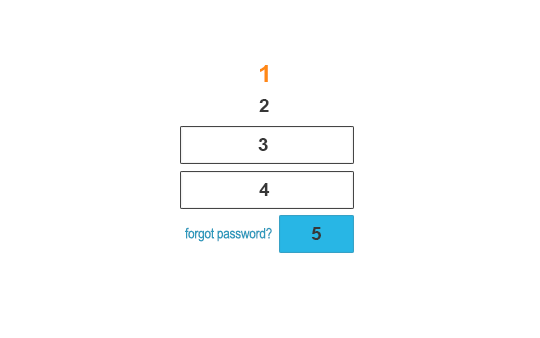
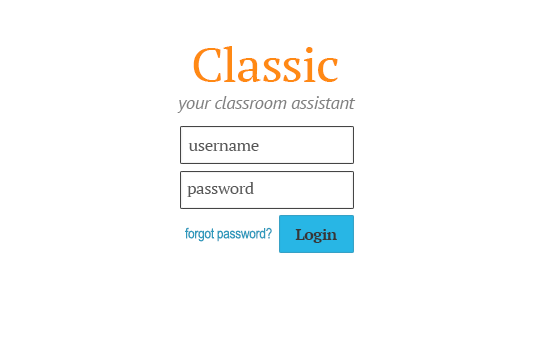
Revision of a layered 540x338 image; what changed, layer by layer:
renamed "5" to "bt_login", painted on it over [295,227,337,243]
painted on "4" (2nd of 4, in "Memo") over [187,182,270,197]
painted on "3" (2nd of 4, in "Memo") over [188,138,268,151]
renamed "2" to "tagline", painted on it over [177,96,356,113]
renamed "1" to "classic", painted on it over [193,46,338,82]
